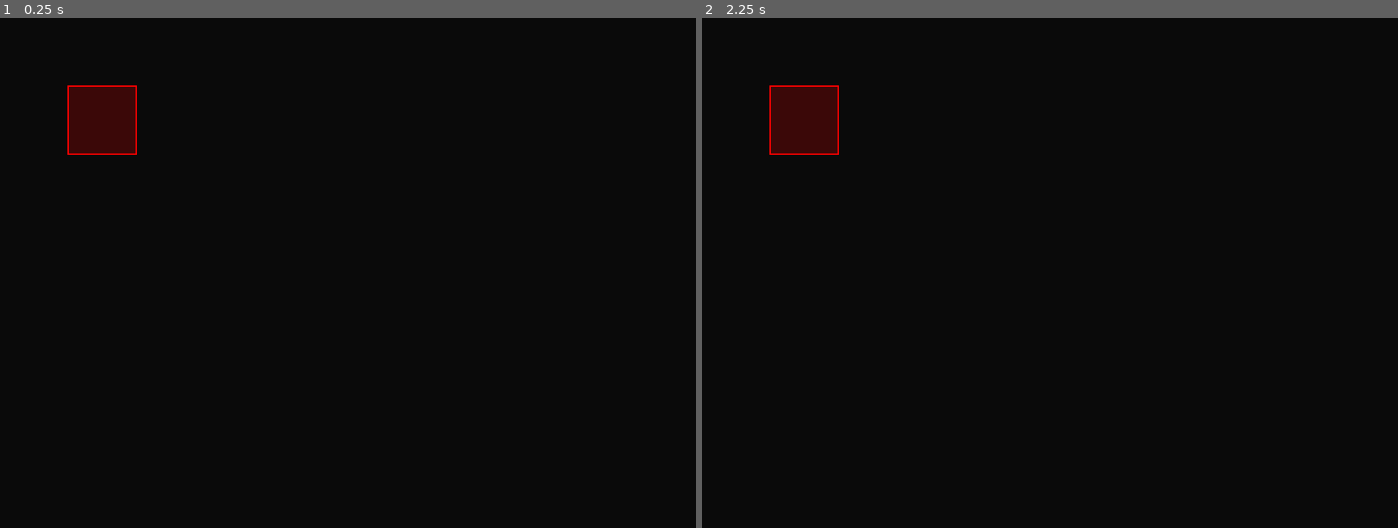
Above: before the commit, frames 1-2 (left to right).
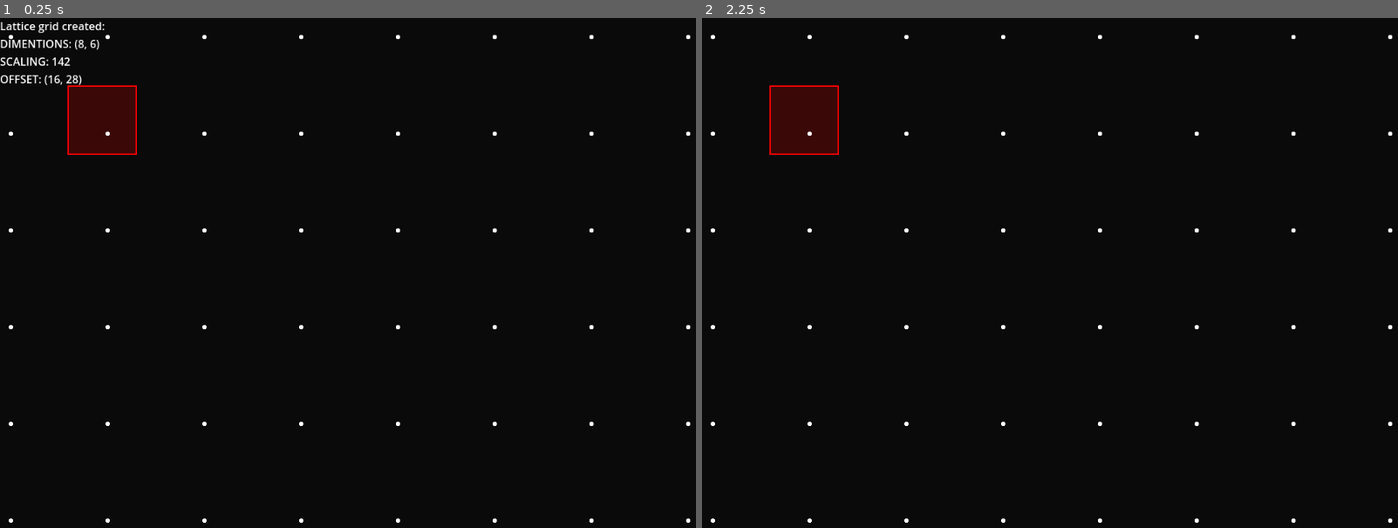
Above: after the commit, the same moments.

Repository: bigkwii/cutting-plane-game-2
Game: Godot game, scene res://scenes/testing/test.tscn
Same seed, same stepped clock (60 frames per second), same inputs: the game is played once before the commit and once after it. The project has no main scene, so this scene is started directly.
Inputs:
- Up to frame 1 (0.25 s): no input
- Up to frame 2 (2.25 s): tap Enter at 0.5, 2 s; tap Space at 1.25 s

The runs differ from the first frame. In frame 1, 0.7% of the frame differs, in the area x 0-100%, y 0-99%; in frame 2, 0.2%.

Commit message:
a bunch of cool stuff

Diff:
--- /dev/null
+++ b/autoload/debug.gd
@@ -0,0 +1,30 @@
+extends Node
+
+@onready var canvas_layer  = CanvasLayer.new()
+@onready var container = VBoxContainer.new()
+
+func _ready() -> void:
+	# do NOT show debug on release builds
+	if !OS.is_debug_build():
+		return
+	add_child(canvas_layer)
+	canvas_layer.layer = 1_000_000 # on top of everything
+	canvas_layer.add_child(container)
+
+## DEBUG LOGGING [br]
+## Prints a message on the top left corner of the screen for a specified amount of time
+func log(message: Variant, seconds: float = 2) -> void:
+	# do NOT show debug on release builds
+	if !OS.is_debug_build():
+		return
+	var label = Label.new() # message label
+	label.text = str(message)
+	# black outline, white text
+	label.set("theme_override_constants/outline_size", 2)
+	label.set("theme_override_colors/font_outline_color", Color.BLACK)
+	container.add_child(label)
+	container.move_child(label, 0)
+	# wait for the specified time, then erase the label
+	await get_tree().create_timer(seconds).timeout
+	container.remove_child(label)
+	label.queue_free()
--- a/project.godot
+++ b/project.godot
@@ -14,10 +14,15 @@
 config/features=PackedStringArray("4.2", "Forward Plus")
 config/icon="res://icon.svg"
 
+[autoload]
+
+Debug="*res://autoload/debug.gd"
+
 [display]
 
 window/size/viewport_width=1024
 window/size/viewport_height=768
+window/stretch/mode="viewport"
 
 [rendering]
 
--- a/scenes/testing/lattice_grid.gd
+++ b/scenes/testing/lattice_grid.gd
@@ -1,42 +1,41 @@
-# the lattice grid of integer points.
-
 extends Node2D
+## The grid of lattice (integer) points. They define the coordinates of the in-game polygons and points.
+## [br][br]
+## [color=yellow]NOTE: THESE COORDINATES DO NOT CORRESPOND TO THE PIXELS ON THE SCREEN.[/color]
 
 # -- vars --
-# dimensions of the grid
-@export var dimensions: Vector2 = Vector2(8, 6)
-# scaling factor for the lattice points
-@export var scaling: int = 32
-# offset for the lattice points from the origin
-@export var offset: Vector2 = Vector2(16, 16)
+## Dimensions of the grid. How many rows and columns of lattice points.
+@export var DIMENTIONS: Vector2 = Vector2(8, 6)
+## Scaling factor for the lattice points. To convert from lattice coordinates to screen coordinates. (Default value chosen to match demo)
+@export var SCALING: int = 142
+## Offset from the game origin to the grid origin. (Default value chosen to match demo)
+@export var OFFSET: Vector2 = Vector2(16, 28)
 
 # -- preloaded scenes --
-@onready var lattice_point_scene = preload("res://scenes/testing/lattice_point.tscn")
+@onready var LATTICE_POINT_SCENE = preload("res://scenes/testing/lattice_point.tscn")
 
 # -- nodes --
-@onready var lattice_points = $lattice_points
+@onready var LATTICE_POINTS = $lattice_points
 
 # Called when the node enters the scene tree for the first time.
 func _ready():
 	_make_lattice_grid()
 
-
 # Called every frame. 'delta' is the elapsed time since the previous frame.
 func _process(delta):
-	_update_lattice_grid()
+	pass
 
-func _add_new_lattice_point(pos: Vector2):
-	var new_lattice_point = lattice_point_scene.instantiate()
-	new_lattice_point.pos = pos
-	new_lattice_point.position = pos * scaling + offset # scaling and padding
-	lattice_points.add_child(new_lattice_point)
+## Adds a new lattice point at a given position (relative to grid origin)
+func _add_new_lattice_point(lattice_pos: Vector2):
+	var new_lattice_point = LATTICE_POINT_SCENE.instantiate()
+	new_lattice_point.lattice_position = lattice_pos # save the position ralative to the grid origin
+	new_lattice_point.position = lattice_pos * SCALING + OFFSET # scaling and offset from the game origin
+	LATTICE_POINTS.add_child(new_lattice_point)
 
+## Makes the grid
 func _make_lattice_grid():
-	for x in range(dimensions.x):
-		for y in range(dimensions.y):
+	for x in range(DIMENTIONS.x):
+		for y in range(DIMENTIONS.y):
 			_add_new_lattice_point(Vector2(x, y))
-
-func _update_lattice_grid():
-	for lattice_point in lattice_points.get_children():
-		lattice_point.queue_free()
-	_make_lattice_grid()
+	Debug.log("Lattice grid created:\nDIMENTIONS: %s\nSCALING: %s\nOFFSET: %s"
+			  % [DIMENTIONS, SCALING, OFFSET])
--- a/scenes/testing/lattice_grid.tscn
+++ b/scenes/testing/lattice_grid.tscn
@@ -4,7 +4,5 @@
 
 [node name="lattice_grid" type="Node2D"]
 script = ExtResource("1_362c2")
-scaling = 120
-offset = Vector2(50, 50)
 
 [node name="lattice_points" type="Node" parent="."]
--- a/scenes/testing/lattice_point.gd
+++ b/scenes/testing/lattice_point.gd
@@ -1,9 +1,11 @@
-# one of the points from the lattice integer grid
 extends Node2D
+## Represents a lattice point (that is, an intiger point) on the grid
 
-# pos relative to game units, not actual pixels
-@export var pos: Vector2 = Vector2(0, 0)
+## Position of the lattice point relative to the grid (NOT ACTUAL SCREEN / GAME POSITION)
+@export var lattice_position: Vector2 = Vector2(0, 0)
+## Radius of the lattice point to be drawn
 @export var radius: float = 3
+## Color of the lattice point
 @export var color: Color = Color(1, 1, 1)
 
 # Called when the node enters the scene tree for the first time.
@@ -13,6 +15,12 @@
 # Called every frame. 'delta' is the elapsed time since the previous frame.
 func _process(delta):
 	pass
+
 func _draw():
-	# little white circle
-	draw_circle(pos, radius, color)
+	# little white circle on top of itself
+	draw_circle(Vector2.ZERO, radius, color)
+
+## Changes the color of the lattice point
+func change_color(new_color: Color) -> void:
+	color = new_color
+	queue_redraw()
--- a/scenes/testing/poly_point.gd
+++ b/scenes/testing/poly_point.gd
@@ -1,9 +1,8 @@
 extends Node2D
+## A vertex of a polygon
 
-# a vertex represents a point in 2D space, and will be used to define a polygon
-
-# -- vars --
-@export var pos = Vector2(0, 0)
+## Position of the lattice point relative to the grid (NOT ACTUAL SCREEN / GAME POSITION)
+@export var lattice_position = Vector2(0, 0)
 
 # Called when the node enters the scene tree for the first time.
 func _ready():
@@ -16,4 +15,4 @@
 
 # draw the vertex as a little red circle
 func _draw():
-	draw_circle(pos, 5, Color(1, 0, 0))
+	draw_circle(lattice_position, 5, Color(1, 0, 0))
--- a/scenes/testing/polygon.gd
+++ b/scenes/testing/polygon.gd
@@ -1,9 +1,11 @@
 extends Node2D
-
-# a polygon is made from a list of vertices
+## A polygon. Made out of PolyPoint nodes.
 
 # -- vars --
-# vertices node
+## The color of the polygon. Borders are solid, fill is semi-transparent.
+@export var color: Color = Color(1, 0, 0)
+
+# -- child nodes --
 @onready var verts = $verts
 
 # -- preloaded scenes --
--- a/scenes/testing/test.tscn
+++ b/scenes/testing/test.tscn
@@ -1,8 +1,9 @@
-[gd_scene load_steps=2 format=3 uid="uid://clrnwpok4we7c"]
+[gd_scene load_steps=3 format=3 uid="uid://clrnwpok4we7c"]
 
 [ext_resource type="Script" path="res://scenes/testing/test.gd" id="1_ue41n"]
+[ext_resource type="PackedScene" uid="uid://dgb3ubanl7ucn" path="res://scenes/testing/lattice_grid.tscn" id="2_jog8d"]
 
 [node name="test" type="Node2D"]
 script = ExtResource("1_ue41n")
 
-[node name="CanvasLayer" type="CanvasLayer" parent="."]
+[node name="lattice_grid" parent="." instance=ExtResource("2_jog8d")]
Not shown, changed: NOTES.md
